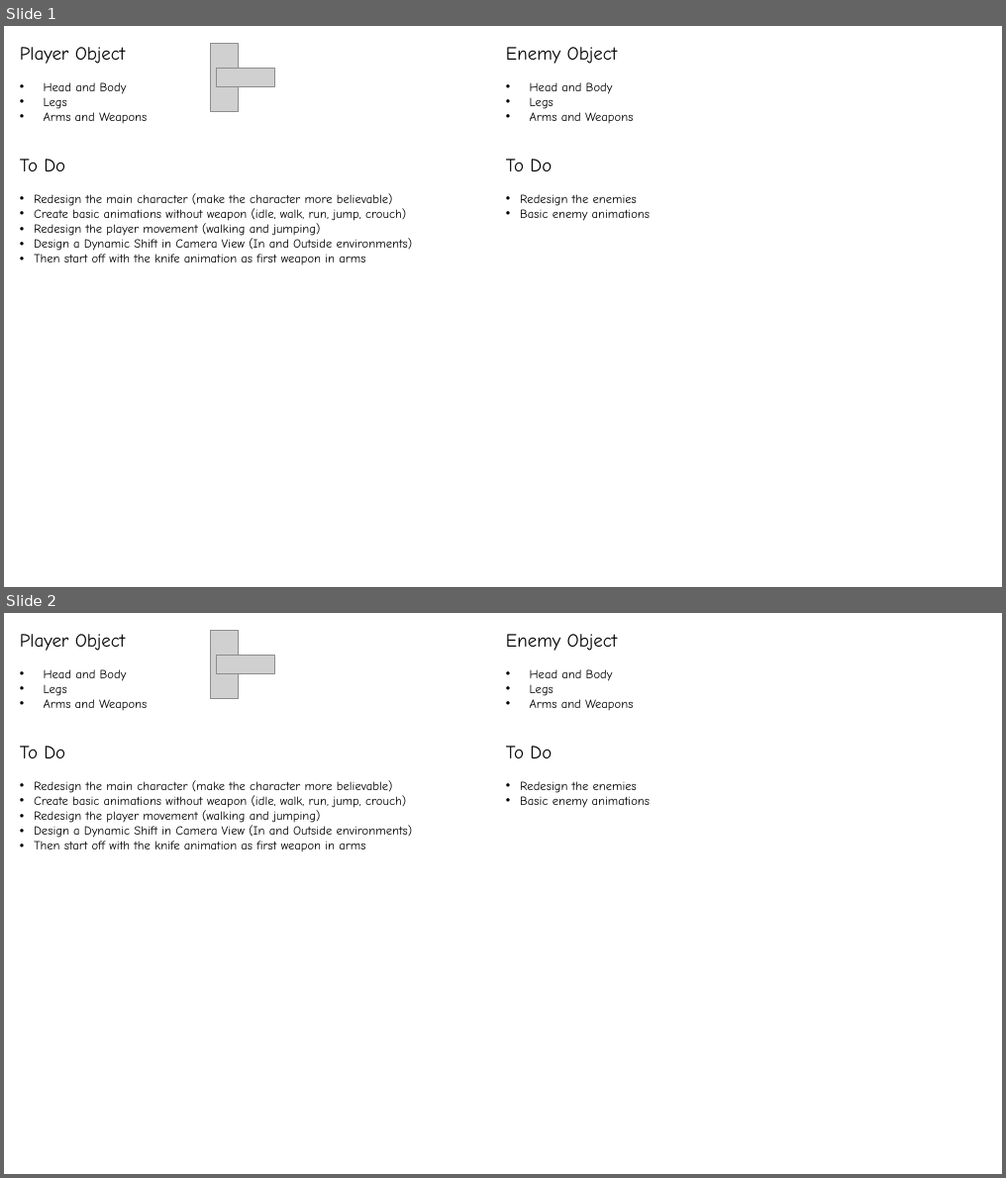
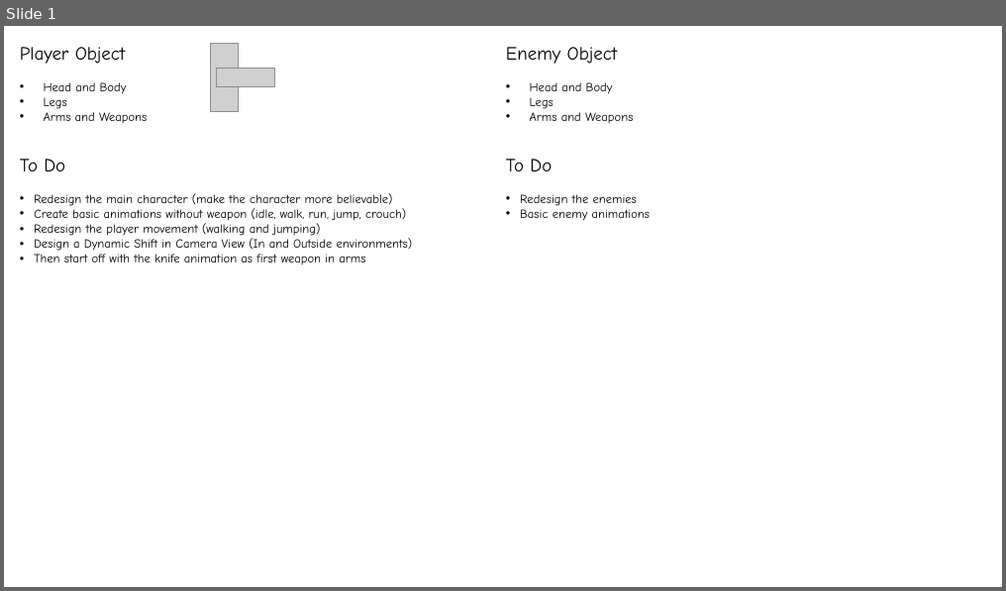
Before and after one commit to SJohnmith/Shadow-of-Aral, a slide deck: Shadow of Aral/Shadow of Aral - Basic Files/Shadow of Aral - Image Files/Shadow of Aral - Game Objects.pptx. Shown one above the other, each under a label of ours: slides 1 and 2 before the commit, slide 1 after it. The pictures are 1006x1178 and 1006x591 pixels, drawn with LibreOffice and Linux fonts; fonts in the diff are those of the drawing; grey boxes stand for pictures. Boxes give left, top, right and bottom in pixels: in the first picture for what was removed or moved away, otherwise in the second. Text is boxed around its words. In the diff, an @@ line names an element or a change of style, - is before the commit and + after.

```diff
--- a/Shadow of Aral/Shadow of Aral - Basic Files/Shadow of Aral - Image Files/Shadow of Aral - Game Objects.pptx
+++ b/Shadow of Aral/Shadow of Aral - Basic Files/Shadow of Aral - Image Files/Shadow of Aral - Game Objects.pptx
@@ slide 2 removed at bbox=[4, 613, 1002, 1174], background #FFFFFF @@
@@ text removed at bbox=[20, 634, 413, 853] @@
-Player Object
-• Head and Body
-• Legs
-• Arms and Weapons
-To Do
-• Redesign the main character (make the character more believable)
-• Create basic animations without weapon (idle, walk, run, jump, crouch)
-• Redesign the player movement (walking and jumping)
-• Design a Dynamic Shift in Camera View (In and Outside environments)
-• Then start off with the knife animation as first weapon in arms
@@ picture removed at bbox=[210, 630, 239, 698] @@
@@ text removed at bbox=[506, 634, 650, 808] @@
-Enemy Object
-• Head and Body
-• Legs
-• Arms and Weapons
-To Do
-• Redesign the enemies
-• Basic enemy animations
@@ picture removed at bbox=[217, 655, 274, 672] @@
@@ picture removed at bbox=[217, 673, 237, 698] @@
```
Also in this commit, not shown: 6 other files.
